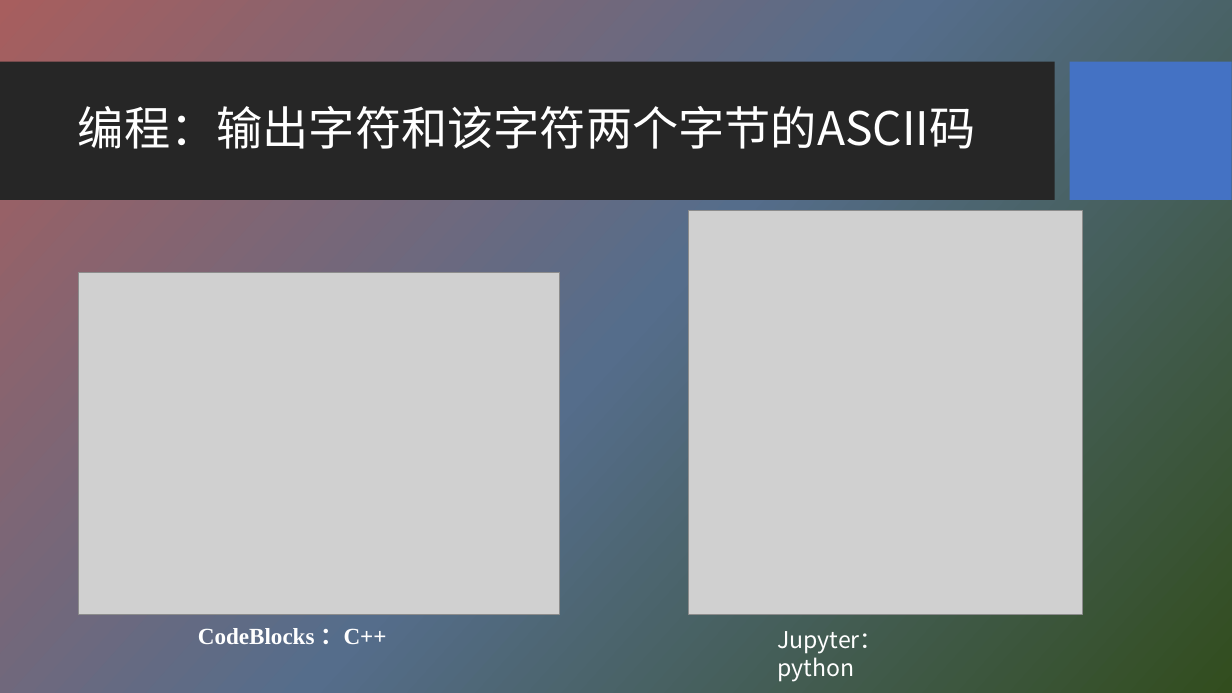
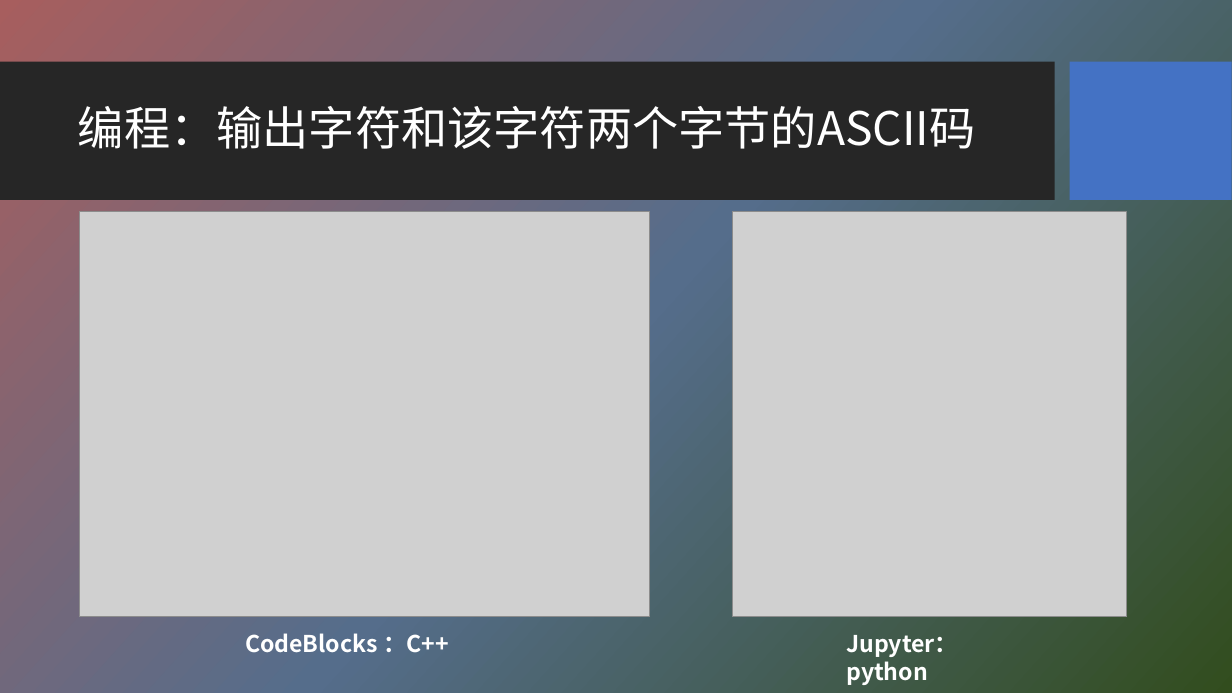
Before and after one commit to HBU/NLP_PPT, a slide deck: slide 7 of PPT-2020/ch06 字符编码与字频统计.pptx. Drawn at 1232x693 pixels with LibreOffice and Linux fonts; fonts in the diff are those of the drawing; grey boxes stand for pictures; background and template pictures are left out. Boxes give left, top, right and bottom in pixels: in the first picture for what was removed or moved away, otherwise in the second. Text is boxed around its words. In the diff, an @@ line names an element or a change of style, - is before the commit and + after.

```diff
--- a/PPT-2020/ch06 字符编码与字频统计.pptx
+++ b/PPT-2020/ch06 字符编码与字频统计.pptx
@@ picture resized from (x1=79, y1=273, x2=560, y2=615) to (x1=79, y1=212, x2=650, y2=616) @@
@@ picture moved from (x1=689, y1=211, x2=1083, y2=615) to (x1=733, y1=212, x2=1128, y2=616) @@
@@ text "CodeBlocks ：C++" moved from (x1=198, y1=628, x2=386, y2=644) to (x1=245, y1=633, x2=448, y2=653) @@
@@ text "CodeBlocks ：C++" at (x1=245, y1=633, x2=448, y2=653): font Times New Roman to Noto Sans CJK SC @@
@@ text "Jupyter：python" moved from (x1=777, y1=631, x2=883, y2=681) to (x1=846, y1=635, x2=958, y2=685) @@
@@ text "Jupyter：python" at (x1=846, y1=635, x2=958, y2=685): bold on @@
```
Also in this commit, not shown: 7 other slides changed, 8 slides added.
